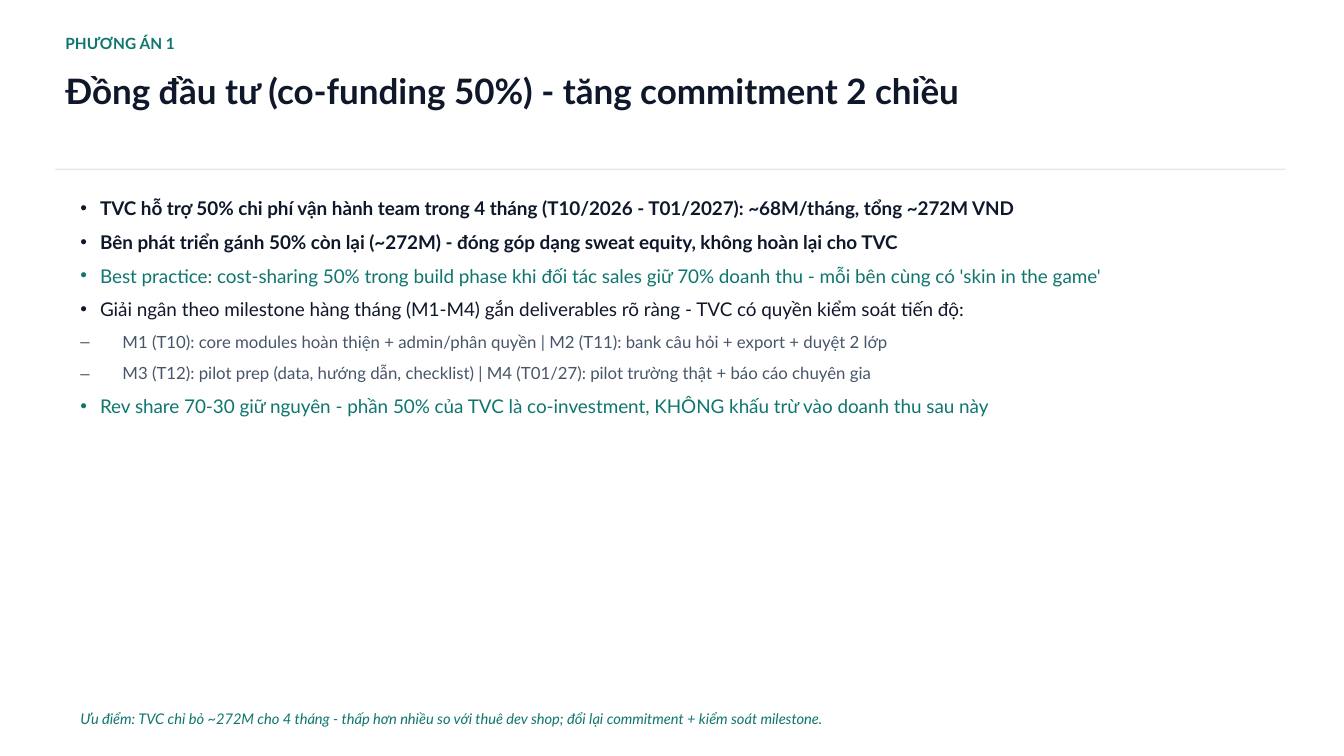
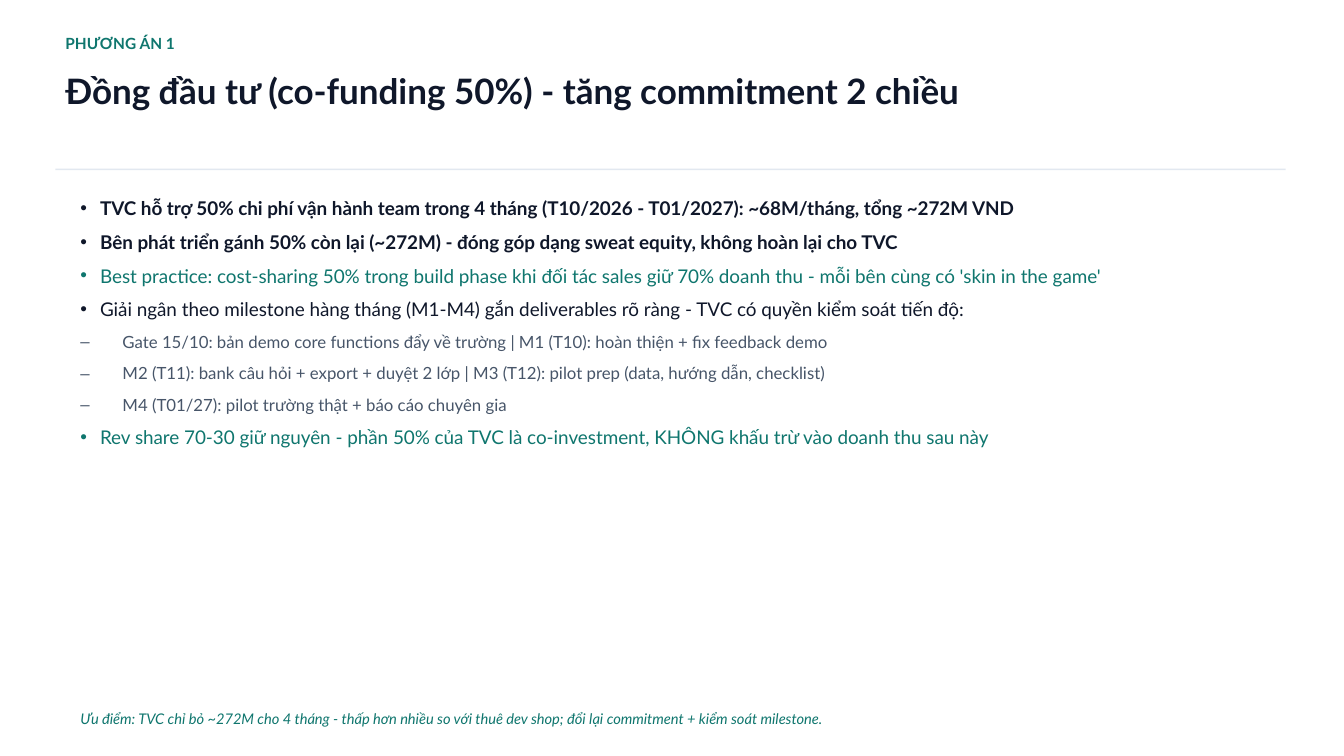
Before and after one commit to saintzzz/so-chu-nhiem-so, a slide deck: slide 6 of docs/handover/PROPOSAL-chi-phi-dev-4thang.pptx. Drawn at 1344x756 pixels with LibreOffice and Linux fonts; fonts in the diff are those of the drawing. Boxes give left, top, right and bottom in pixels: in the first picture for what was removed or moved away, otherwise in the second. Text is boxed around its words. In the diff, an @@ line names an element or a change of style, - is before the commit and + after.

```diff
--- a/docs/handover/PROPOSAL-chi-phi-dev-4thang.pptx
+++ b/docs/handover/PROPOSAL-chi-phi-dev-4thang.pptx
@@ text at box(122, 334, 828, 414): text changed @@
-– M1 (T10): core modules hoàn thiện + admin/phân quyền | M2 (T11): bank câu hỏi + export + duyệt 2 lớp
-– M3 (T12): pilot prep (data, hướng dẫn, checklist) | M4 (T01/27): pilot trường thật + báo cáo chuyên gia
+– Gate 15/10: bản demo core functions đẩy về trường | M1 (T10): hoàn thiện + fix feedback demo
+– M2 (T11): bank câu hỏi + export + duyệt 2 lớp | M3 (T12): pilot prep (data, hướng dẫn, checklist)
+– M4 (T01/27): pilot trường thật + báo cáo chuyên gia
```
Also in this commit, not shown: 5 other slides changed, 1 other file.
